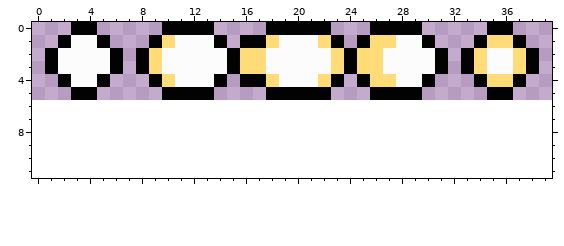
Two versions of one pixel-art sprite, assets/textures/projectiles/bullets/buster_shot/buster_shot_normal.png. Above is the file before it was changed.
The file is 120x18 pixels, drawn in blocks of 3x3; one block is one cell here. The old version is drawn lined up with the new one, on the new canvas.
The result:
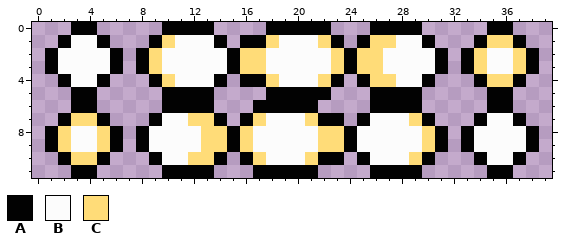
Palette (. is transparent): A #020202  B #fcfcfc  C #ffdc78
The edit:
canvas 40x6 -> 40x12
@@ x 0..39 @@
  5 ...AA.....AAAA....AAAAA...AAAA.....AA...
- 6 ........................................
- 7 ........................................
- 8 ........................................
- 9 ........................................
-10 ........................................
-11 ........................................
+ 6 ...AA.....AAAA...AAAAA....AAAA.....AA...
+ 7 ..ACCA...ABBCCA.ACBBBCAA.ABBBCA...ABBA..
+ 8 .ACBBCA.ABBBBCCACBBBBBCCABBBBBCA.ABBBBA.
+ 9 .ACBBCA.ABBBBCCACBBBBBCCABBBBBCA.ABBBBA.
+10 ..ACCA...ABBCCA.ACBBBCAA.ABBBCA...ABBA..
+11 ...AA.....AAAA...AAAAA....AAAA.....AA...
Boxes around the changes in both pictures, in picture pixels (x1, y1, x2, y2):
added: (45, 100, 539, 178)
